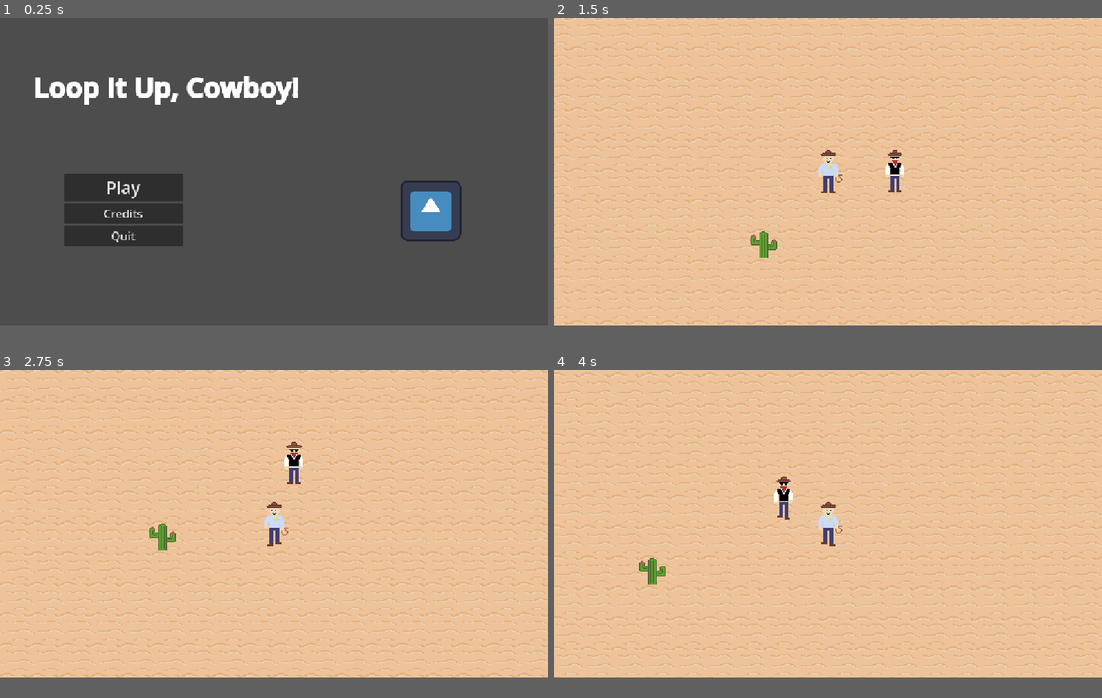
Above: before the commit, frames 1-4 (two rows, left to right).
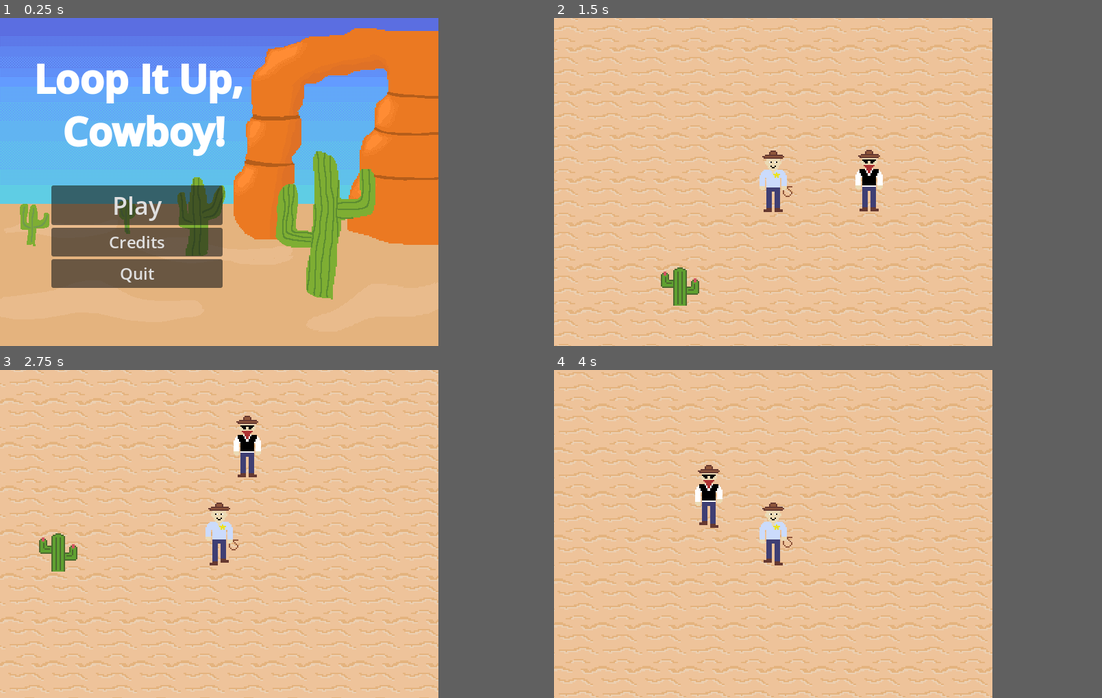
Above: after the commit, the same moments.

Repository: thearst3rd/gmtk-2025
Game: Godot game, scene res://src/menu/main_menu.tscn
Two runs of this game, one before a commit and one after it. Both use one fixed random seed, a clock stepped at 60 frames per second and the inputs below. The engine's default icon, where the game draws it, is replaced by a stand-in: a white triangle on a blue panel in a dark square.
Inputs (mouse positions are in pixels of both pictures, inside the frame that each line leads up to):
- Up to frame 1 (0.25 s): no input
- Up to frame 2 (1.5 s): click "Play" at 0.5 s; tap Enter at 1.25 s; move the mouse to (948, 155) at 1.27 s; press the mouse at (948, 155) at 1.28 s; hold D (move_right) from 1.28 s (still down)
- Up to frame 3 (2.75 s): move the mouse to (164, 540) at 2.02 s; release D (move_right) at 2.03 s; release the mouse at (164, 540) at 2.03 s; hold S (move_down) from 2.03 s (still down); click (164, 540) at 2.1 s
- Up to frame 4 (4 s): move the mouse to (882, 455) at 2.77 s; release S (move_down) at 2.78 s; press the mouse at (882, 455) at 2.78 s; hold D (move_right) 2.78-3.53 s; move the mouse to (800, 586) at 3.52 s; release the mouse at (800, 586) at 3.53 s; hold W (move_up) from 3.53 s (still down); click (800, 586) at 3.6 s
The window is 800x450 before the commit and 640x480 after it. Grey fills any space a smaller window leaves; there, only what the larger window draws over its background counts as a difference.

The runs differ from the first frame. In frame 1, 75% of the frame differs, in the area x 0-85%, y 0-96%; in frame 2, 22%; in frame 3, 22%; in frame 4, 22%.

Commit message:
Added title screen.

Diff:
--- a/project.godot
+++ b/project.godot
@@ -21,6 +21,8 @@
 
 [display]
 
+window/size/viewport_width=640
+window/size/viewport_height=480
 window/stretch/mode="canvas_items"
 
 [global_group]
--- a/src/menu/main_menu.tscn
+++ b/src/menu/main_menu.tscn
@@ -1,7 +1,7 @@
 [gd_scene load_steps=3 format=3 uid="uid://bxxlmxhb5u7uo"]
 
-[ext_resource type="Texture2D" uid="uid://c0bv77yp8nqig" path="res://icon.svg" id="1_1k071"]
 [ext_resource type="Script" uid="uid://bdtqbxhggg64n" path="res://src/menu/main_menu.gd" id="1_g2ne3"]
+[ext_resource type="Texture2D" uid="uid://d3f2prlu6ymf5" path="res://assets/title_screen.png" id="2_o3lno"]
 
 [node name="MainMenu" type="Control"]
 layout_mode = 3
@@ -12,24 +12,30 @@
 grow_vertical = 2
 script = ExtResource("1_g2ne3")
 
+[node name="TextureRect" type="TextureRect" parent="."]
+layout_mode = 0
+offset_right = 40.0
+offset_bottom = 40.0
+texture = ExtResource("2_o3lno")
+
 [node name="Title" type="RichTextLabel" parent="."]
-custom_minimum_size = Vector2(700, 0)
 layout_mode = 2
-offset_left = -2.0
-offset_top = 108.0
-offset_right = 698.0
-offset_bottom = 185.0
+offset_left = 23.0
+offset_top = 51.0
+offset_right = 397.0
+offset_bottom = 205.0
 bbcode_enabled = true
-text = "[font_size=56][center][b]Loop It Up, Cowboy![/b][/center][/font_size]"
+text = "[font_size=56][center][b]Loop It Up,
+Cowboy![/b][/center][/font_size]"
 fit_content = true
 
 [node name="Buttons" type="VBoxContainer" parent="."]
 custom_minimum_size = Vector2(250, 0)
 layout_mode = 2
-offset_left = 134.0
-offset_top = 327.0
-offset_right = 384.0
-offset_bottom = 477.0
+offset_left = 75.0
+offset_top = 245.0
+offset_right = 325.0
+offset_bottom = 395.0
 size_flags_horizontal = 4
 
 [node name="PlayButton" type="Button" parent="Buttons"]
@@ -50,10 +56,6 @@
 theme_override_font_sizes/font_size = 24
 text = "Quit"
 
-[node name="Icon" type="Sprite2D" parent="."]
-position = Vector2(905, 405)
-texture = ExtResource("1_1k071")
-
 [connection signal="pressed" from="Buttons/PlayButton" to="." method="_on_play_button_pressed"]
 [connection signal="pressed" from="Buttons/CreditsButton" to="." method="_on_credits_button_pressed"]
 [connection signal="pressed" from="Buttons/QuitButton" to="." method="_on_quit_button_pressed"]
Binary file added: assets/title_screen.png
Not shown, added: assets/title_screen.png.import
